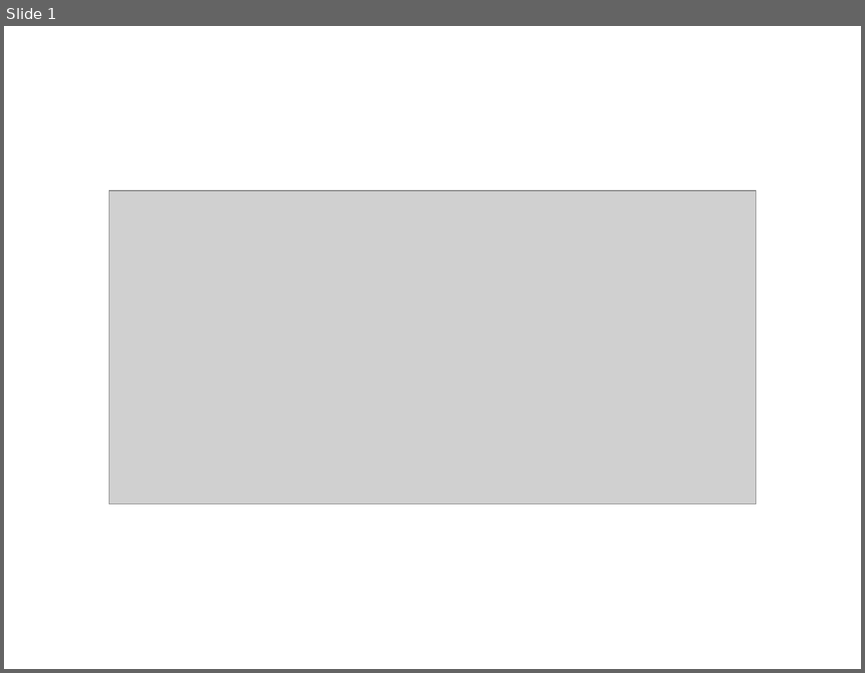
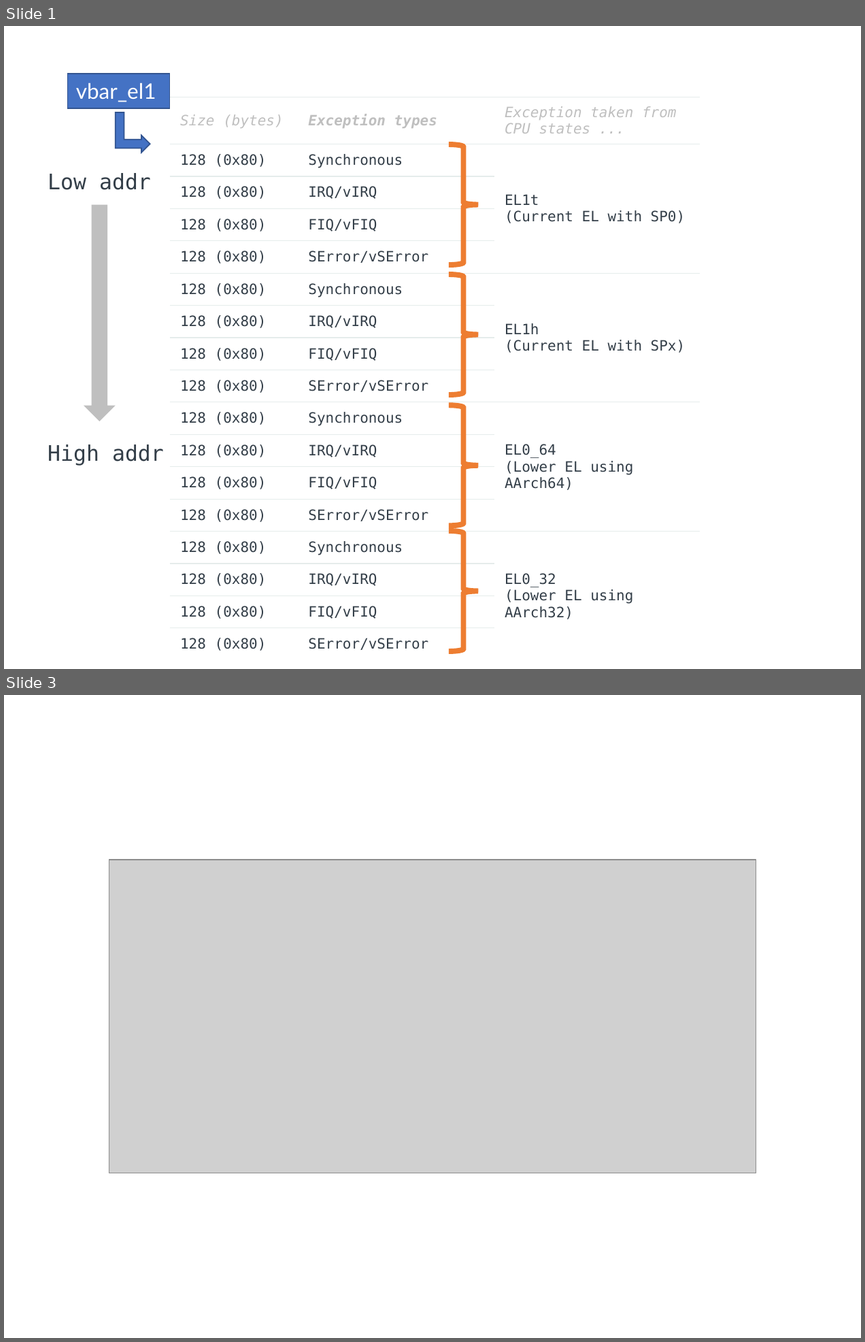
Before and after one commit to zhiming-xu/p1-kernel, a slide deck: lesson03/images/irq.pptx. Shown one above the other, each under a label of ours: slide 1 before the commit, slides 1 and 3 after it; the slides between them are not shown. The pictures are 865x673 and 865x1342 pixels, drawn with LibreOffice and Linux fonts; fonts in the diff are those of the drawing; grey boxes stand for pictures. Boxes give left, top, right and bottom in pixels: in the first picture for what was removed or moved away, otherwise in the second. Text is boxed around its words. In the diff, an @@ line names an element or a change of style, - is before the commit and + after.

```diff
--- a/lesson03/images/irq.pptx
+++ b/lesson03/images/irq.pptx
@@ slide 1 added at <box>4,26,861,669</box>, background #FFFFFF @@
@@ rectangle added at <box>67,73,169,108</box>, fill #4472C4, outline #325491 1 pt, 18 pt, text #FFFFFF @@
+vbar_el1
@@ table added at <box>169,97,700,661</box>, 17 rows, 3 columns @@
+Size (bytes) | Exception types | Exception taken from CPU states ...
+128 (0x80) | Synchronous | EL1t / (Current EL with SP0)
+128 (0x80) | IRQ/vIRQ | 
+128 (0x80) | FIQ/vFIQ | 
+128 (0x80) | SError/vSError | 
+128 (0x80) | Synchronous | EL1h / (Current EL with SPx)
+128 (0x80) | IRQ/vIRQ | 
+128 (0x80) | FIQ/vFIQ | 
+128 (0x80) | SError/vSError | 
+128 (0x80) | Synchronous | EL0_64 / (Lower EL using AArch64)
+128 (0x80) | IRQ/vIRQ | 
+128 (0x80) | FIQ/vFIQ | 
+128 (0x80) | SError/vSError | 
+128 (0x80) | Synchronous | EL0_32 / (Lower EL using AArch32)
+128 (0x80) | IRQ/vIRQ | 
+128 (0x80) | FIQ/vFIQ | 
+128 (0x80) | SError/vSError | 
@@ bent up arrow added at <box>116,112,150,152</box>, fill #4472C4, outline #325491 1 pt @@
@@ right brace added at <box>449,144,478,265</box>, outline #ED7D31 4.5 pt @@
@@ text added at <box>48,173,151,190</box>, 18 pt, text #333E48 @@
+Low addr
@@ down arrow added at <box>84,204,116,421</box>, fill #BFBFBF @@
@@ right brace added at <box>449,274,478,395</box>, outline #ED7D31 4.5 pt @@
@@ right brace added at <box>449,405,478,526</box>, outline #ED7D31 4.5 pt @@
@@ text added at <box>48,444,164,465</box>, 18 pt, text #333E48 @@
+High addr
@@ right brace added at <box>449,531,478,652</box>, outline #ED7D31 4.5 pt @@
@@ what was slide 1 is now slide 3 @@
```
Also in this commit, not shown: 1 other slide added, 6 other files.
